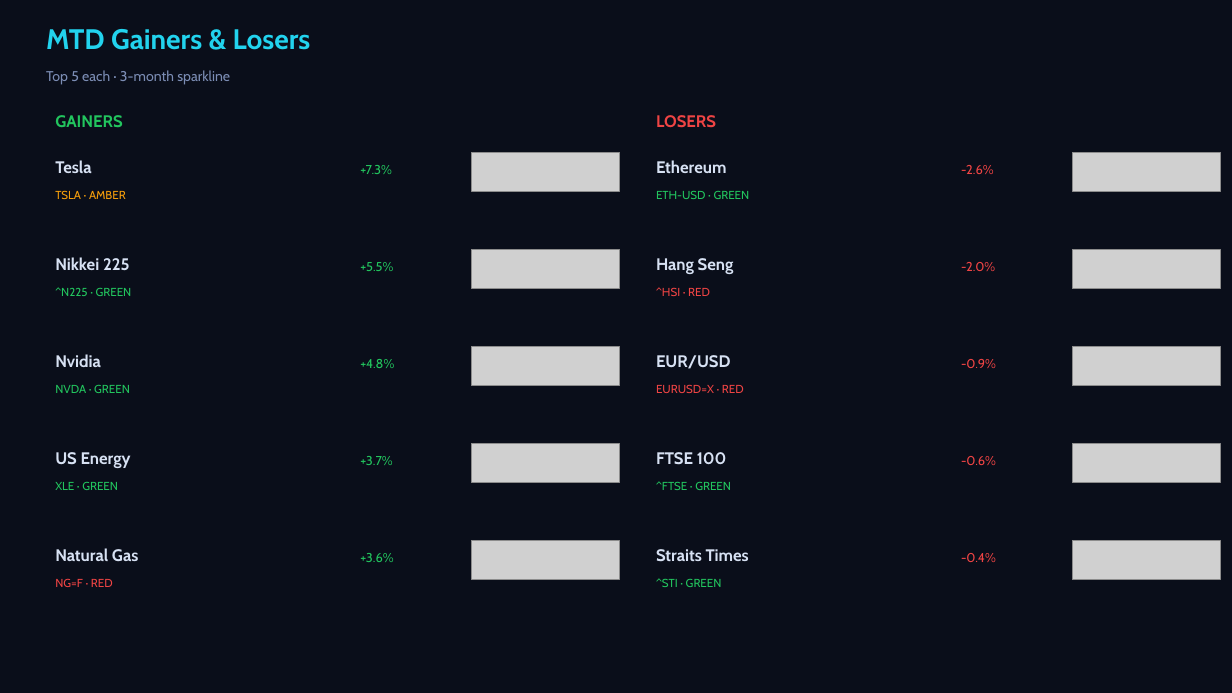
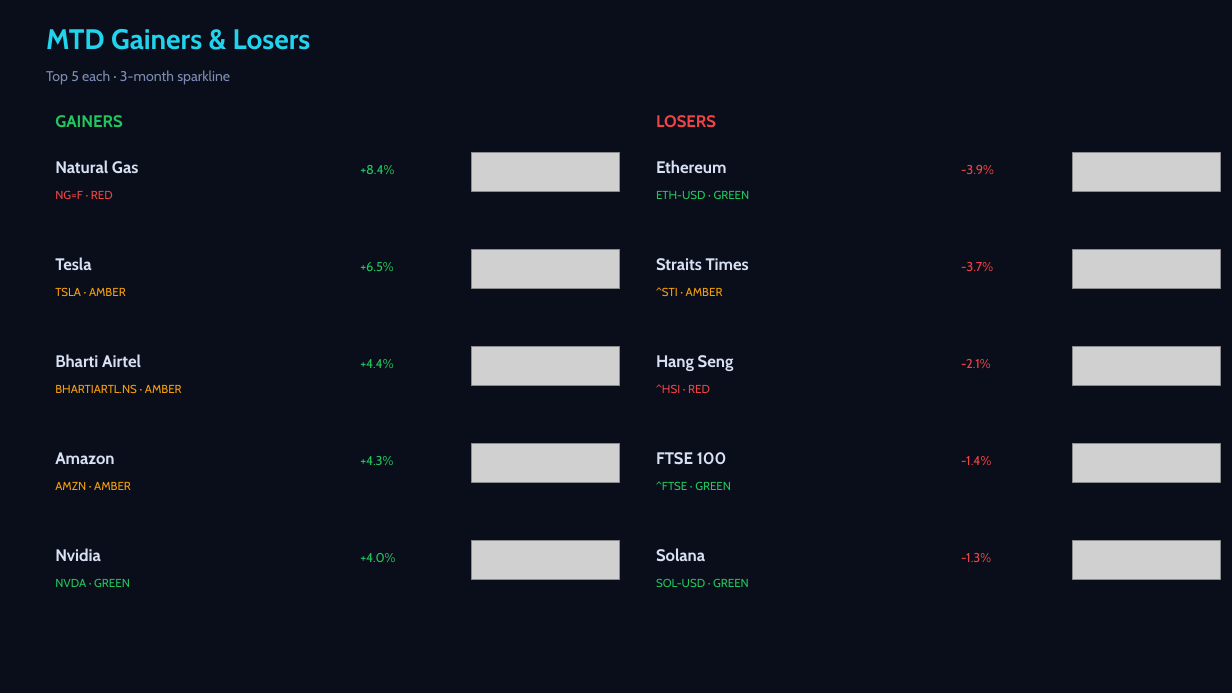
Before and after one commit to Pravkum23/pmr-terminal, a slide deck: slide 2 of docs/pmr_daily.pptx. Drawn at 1232x693 pixels with LibreOffice and Linux fonts; fonts in the diff are those of the drawing; grey boxes stand for pictures. Boxes give left, top, right and bottom in pixels: in the first picture for what was removed or moved away, otherwise in the second. Text is boxed around its words. In the diff, an @@ line names an element or a change of style, - is before the commit and + after.

```diff
--- a/docs/pmr_daily.pptx
+++ b/docs/pmr_daily.pptx
@@ text added at [55,160,138,173], 13 pt, text #D7E1F3, bold @@
+Natural Gas
@@ text at [360,165,394,174]: text changed @@
-+7.3%
++8.4%
@@ text at [961,165,994,174]: text changed @@
--2.6%
+-3.9%
@@ text added at [55,190,113,199], 9 pt, text #EF4444 @@
+NG=F · RED
@@ text "Tesla": place and size @@
-text "Tesla" at [55,160,91,173]
+text "Tesla" at [55,257,91,270]
@@ text removed at [55,257,130,270] @@
-Nikkei 225
@@ text at [360,262,393,271]: text changed @@
-+5.5%
++6.5%
@@ text added at [656,258,749,271], 13 pt, text #D7E1F3, bold @@
+Straits Times
@@ text at [961,262,993,271]: text changed @@
--2.0%
+-3.7%
@@ text "TSLA · AMBER": place and size @@
-text "TSLA · AMBER" at [55,190,126,199]
+text "TSLA · AMBER" at [55,287,126,296]
@@ text removed at [55,287,132,296] @@
-^N225 · GREEN
@@ text at [656,287,723,296]: text changed; text colour #EF4444 to #F59E0B @@
-^HSI · RED
+^STI · AMBER
@@ text at [55,354,141,367]: text changed @@
-Nvidia
+Bharti Airtel
@@ text at [360,359,393,368]: text changed @@
-+4.8%
++4.4%
@@ text "Hang Seng": place and size @@
-text "Hang Seng" at [656,258,734,274]
+text "Hang Seng" at [656,355,734,371]
@@ text removed at [656,355,731,369] @@
-EUR/USD
@@ text at [961,359,991,368]: text changed @@
--0.9%
+-2.1%
@@ text at [55,384,182,393]: text changed; text colour #22C55E to #F59E0B @@
-NVDA · GREEN
+BHARTIARTL.NS · AMBER
@@ text at [656,384,710,393]: text changed @@
-EURUSD=X · RED
+^HSI · RED
@@ text at [55,452,114,464]: text changed @@
-US Energy
+Amazon
@@ text at [360,456,393,465]: text changed @@
-+3.7%
++4.3%
@@ text at [961,456,991,465]: text changed @@
--0.6%
+-1.4%
@@ text at [55,482,131,490]: text changed; text colour #22C55E to #F59E0B @@
-XLE · GREEN
+AMZN · AMBER
@@ text at [55,548,101,561]: text changed @@
-Natural Gas
+Nvidia
@@ text at [360,553,395,562]: text changed @@
-+3.6%
++4.0%
@@ text at [656,548,705,562]: text changed @@
-Straits Times
+Solana
@@ text at [961,553,991,562]: text changed @@
--0.4%
+-1.3%
@@ text at [55,579,130,587]: text changed; text colour #EF4444 to #22C55E @@
-NG=F · RED
+NVDA · GREEN
@@ text at [656,579,749,587]: text changed @@
-^STI · GREEN
+SOL-USD · GREEN
```
Also in this commit, not shown: 3 other slides changed, 2 other files.
